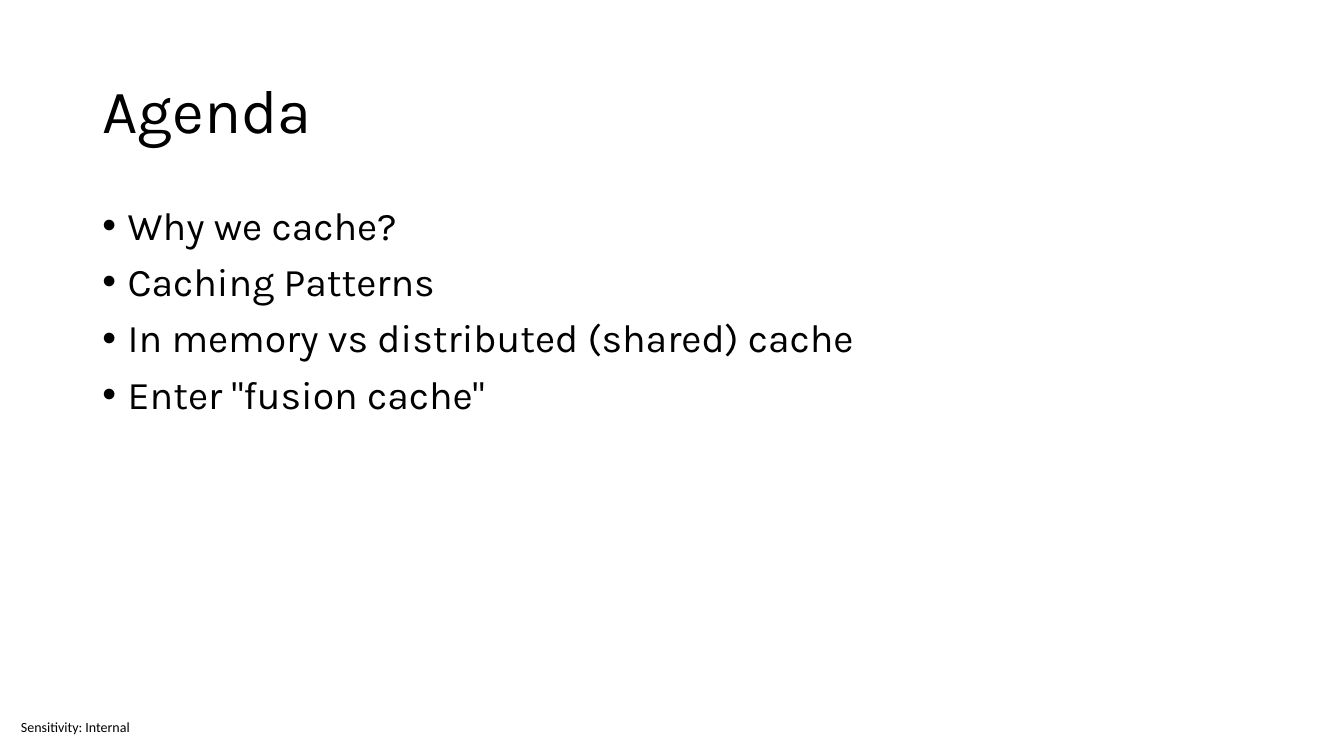
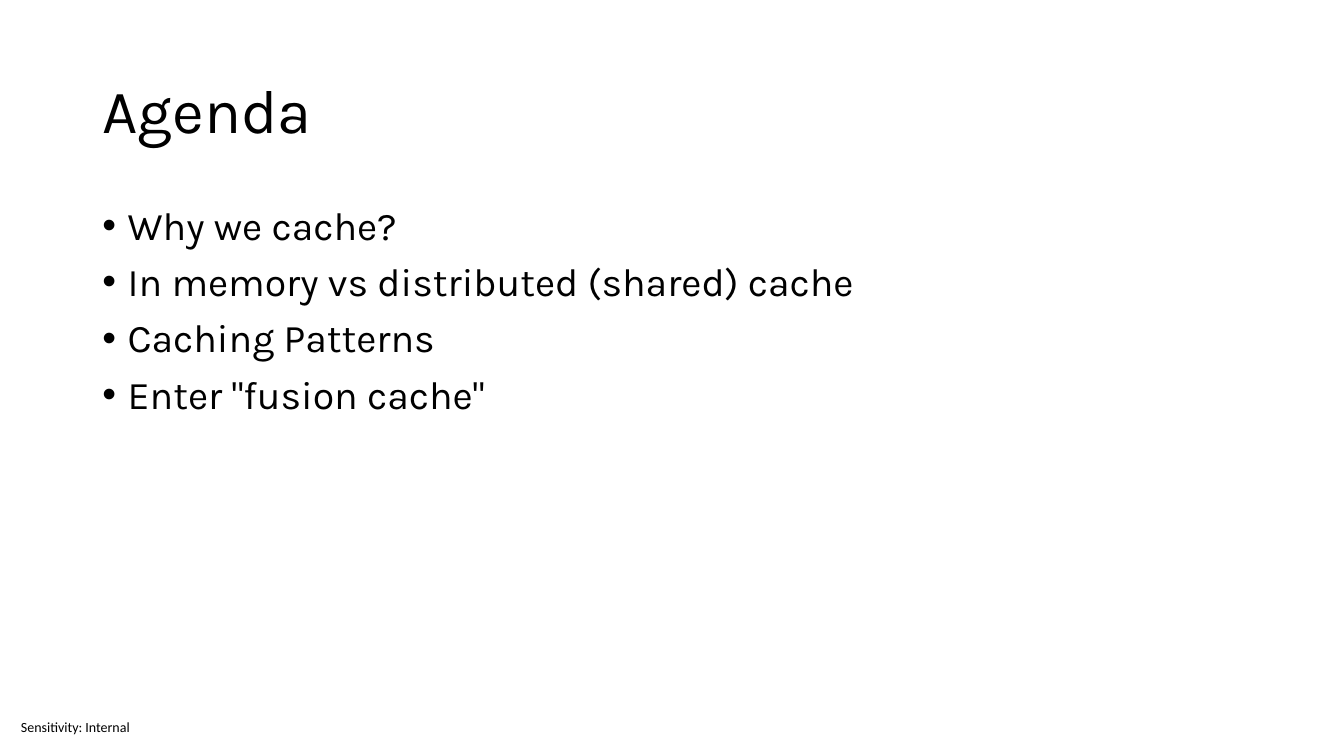
Before and after one commit to sabbadino/cache-like-a-pro-fusion-cache, a slide deck: slide 2 of cache-like-a-pro.pptx. Drawn at 1344x756 pixels with LibreOffice and Linux fonts; fonts in the diff are those of the drawing. Boxes give left, top, right and bottom in pixels: in the first picture for what was removed or moved away, otherwise in the second. Text is boxed around its words. In the diff, an @@ line names an element or a change of style, - is before the commit and + after.

```diff
--- a/cache-like-a-pro.pptx
+++ b/cache-like-a-pro.pptx
@@ text at box(128, 267, 854, 306): paragraph added @@
+• In memory vs distributed (shared) cache
@@ text at box(128, 323, 854, 362): paragraph removed @@
-• In memory vs distributed (shared) cache
```
Also in this commit, not shown: 1 other slide changed, 2 slides added, 2 other files.
